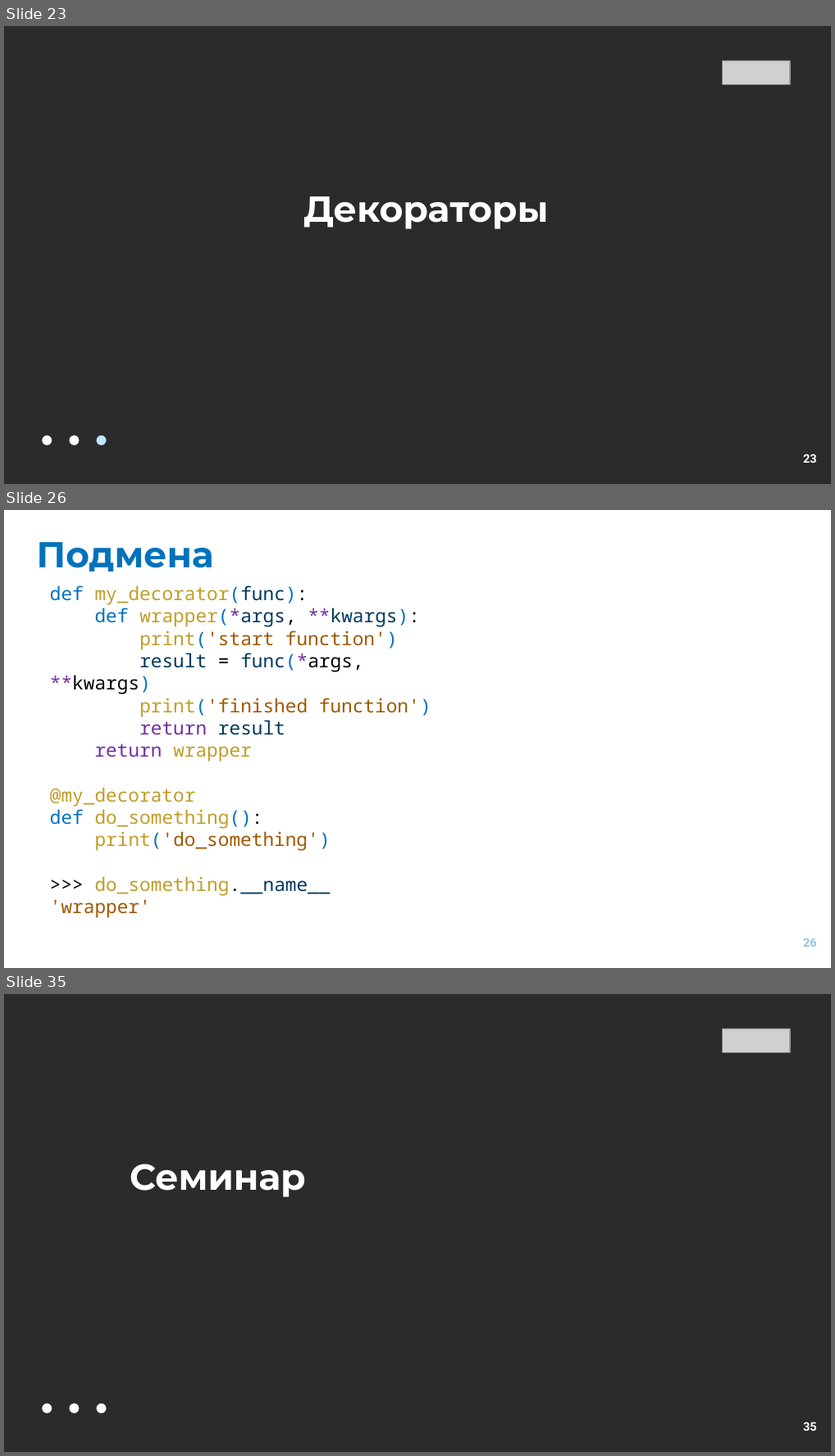
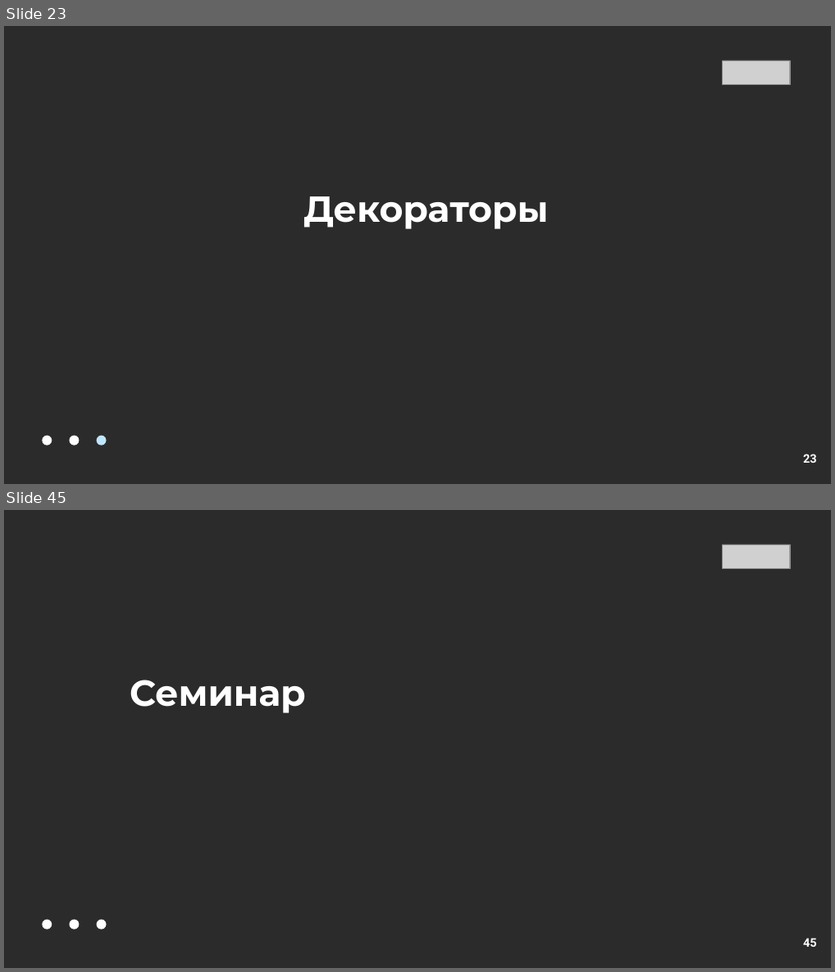
Before and after one commit to EvgrafovMichail/python_mipt_dafe, a slide deck: lessons/sem01/lesson08/decorators.pptx. Shown one above the other, each under a label of ours: slides 23, 26 and 35 before the commit, slides 23 and 45 after it; the slides between them are not shown. The pictures are 835x1456 and 835x972 pixels, drawn with LibreOffice and Linux fonts; fonts in the diff are those of the drawing; grey boxes stand for pictures; background and template pictures are left out; a plain dark background stands for a picture behind light text. Boxes give left, top, right and bottom in pixels: in the first picture for what was removed or moved away, otherwise in the second. Text is boxed around its words. In the diff, an @@ line names an element or a change of style, - is before the commit and + after.

```diff
--- a/lessons/sem01/lesson08/decorators.pptx
+++ b/lessons/sem01/lesson08/decorators.pptx
@@ slide 26 removed at bbox=[4, 510, 831, 968], background #FFFFFF @@
@@ title removed at bbox=[37, 542, 214, 571] @@
-Подмена
@@ text removed at bbox=[50, 585, 431, 918] @@
-def my_decorator(func):
-def wrapper(*args, **kwargs):
-print('start function')
-result = func(*args, **kwargs)
-print('finished function')
-return result
-return wrapper
-@my_decorator
-def do_something():
-print('do_something')
->>> do_something.__name__
-'wrapper'
@@ page number removed at bbox=[803, 938, 817, 947] @@
-26
@@ what was slide 35 is now slide 45 @@
@@ page number at bbox=[803, 938, 817, 947]: text changed @@
-35
+45
```
Also in this commit, not shown: 6 slides changed, 16 slides added, 5 other slides removed.
